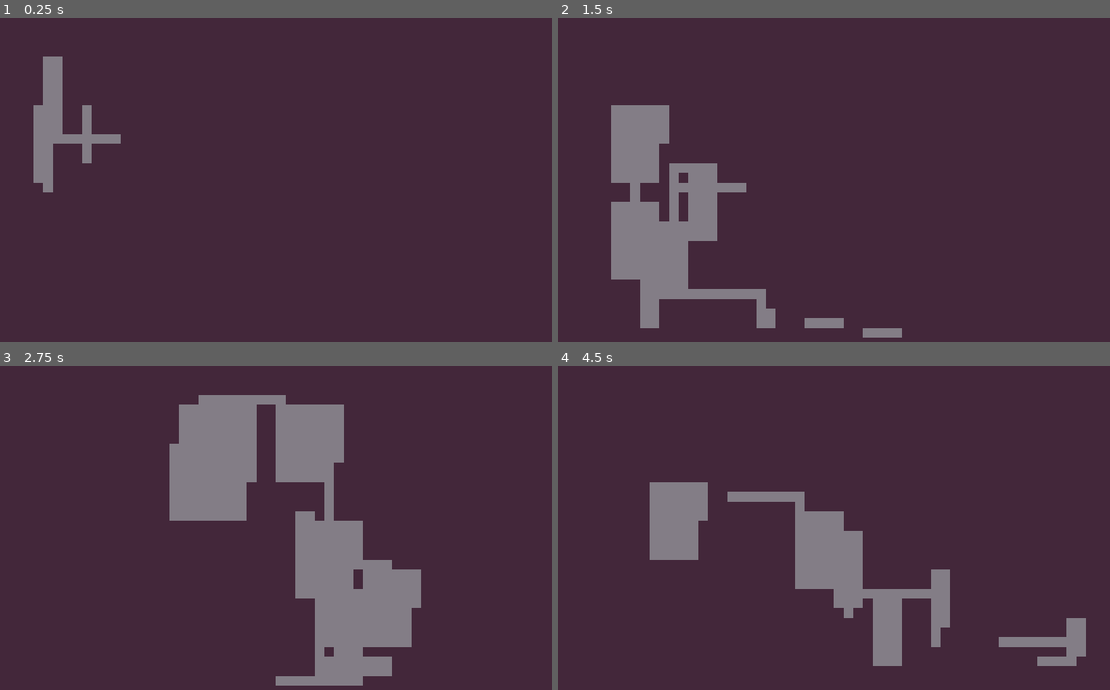
Above: before the commit, frames 1-4 (two rows, left to right).
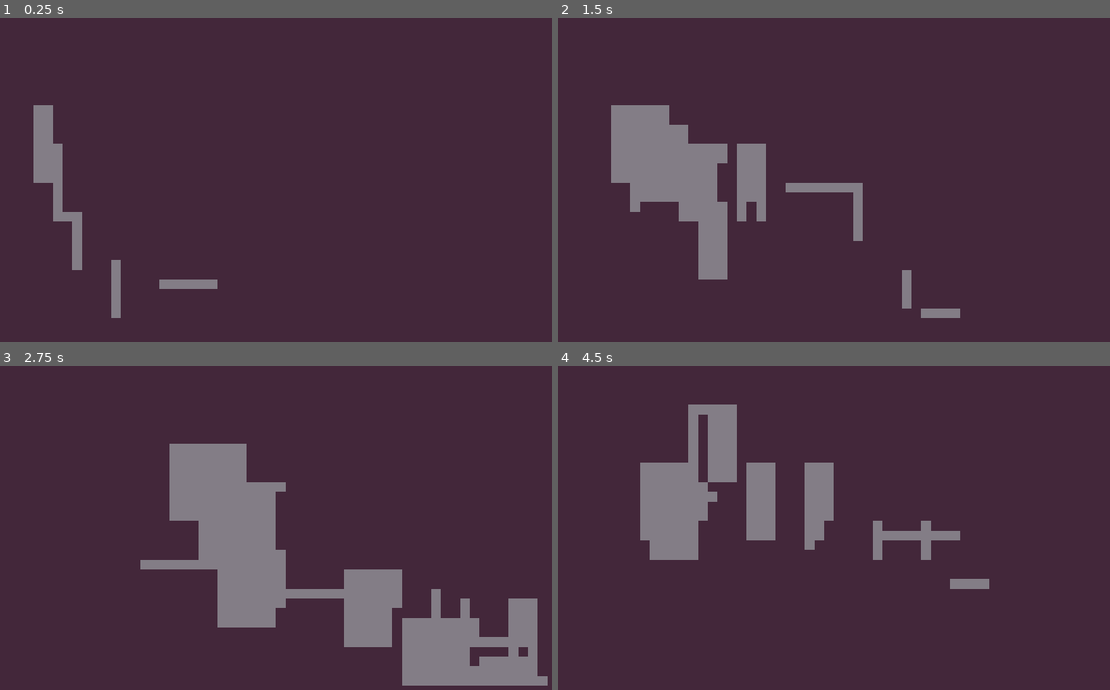
Above: after the commit, the same moments.

Repository: rkcf/gdDiggerDemo
Game: Godot game, scene res://scenes/DiggerManager.tscn
Two runs of this game, one before a commit and one after it. Both use one fixed random seed, a clock stepped at 60 frames per second and the inputs below.
Inputs:
- Up to frame 1 (0.25 s): no input
- Up to frame 2 (1.5 s): tap Enter (ui_accept) at 0.5, 0.77 s
- Up to frame 3 (2.75 s): tap Enter (ui_accept) at 1.52 s
- Up to frame 4 (4.5 s): tap Enter (ui_accept) at 3.02, 3.5, 3.77 s

The runs differ from the first frame. In frame 1, 2.8% of the frame differs, in the area x 7-40%, y 11-93%; in frame 2, 9.9%; in frame 3, 22%, in the area x 25-100%, y 8-99%; in frame 4, 12%.
Error in both runs: Assertion failed. (res://scenes/RoomDigger.gd:24)

Commit message:
change to shuffle method for direction picking

Diff:
--- a/scenes/Digger.gd
+++ b/scenes/Digger.gd
@@ -10,6 +10,7 @@
 
 var position: Vector2 # Diggers current position
 var direction: Vector2 # Diggers current direction
+var directions = [] # Directions array for better rng selection
 var dig_history: Array = [] # A list of positions the Digger has dug
 var boundary: Rect2 # The limits of where the Digger can go
 var steps_since_turn: int # number of steps since Digger last turned
@@ -20,8 +21,12 @@
 
 # Create a new Digger
 func spawn(starting_position: Vector2, new_boundary: Rect2, new_map: TileMap) -> void:
+	print("Spawning new Digger")
+
 	randomize()
-	print("Spawning new Digger")
+	directions = DIRECTIONS.duplicate()
+	directions.shuffle()
+
 	self.position = starting_position
 	self.boundary = new_boundary
 	self.tile_map = new_map
@@ -29,7 +34,6 @@
 	turn()
 	# Always dig out the starting tile
 	dig()
-
 
 
 # Main running loop fod Digger
@@ -50,7 +54,6 @@
 	print("Digger Died")
 	emit_signal("digger_died", self)
 
-
 # dig out an area
 func dig() -> void:
 #	print("Digging at %s" % position)
@@ -58,7 +61,6 @@
 	# Erase the current tile
 	tile_map.set_cellv(self.position, -1)
 	life_length -= 1
-
 
 # try and move to the next position
 func move() -> void:
@@ -73,10 +75,12 @@
 
 # Sets the Digger direction to a new random direction
 func turn() -> void:
-	var new_direction = DIRECTIONS[randi() % 4]
-	# Make sure we don't pick the same direction twice
-	while new_direction == self.direction:
-		new_direction = DIRECTIONS[randi() % 4]
-#	print("Digger turning %s" % new_direction)
+	if directions.empty():
+		directions = DIRECTIONS.duplicate()
+		directions.shuffle()
+
+# Take the direction out of the array to avvoid picking it multiple times
+	var new_direction = directions.pop_front()
+
 	self.direction = new_direction
 	self.steps_since_turn = 0
